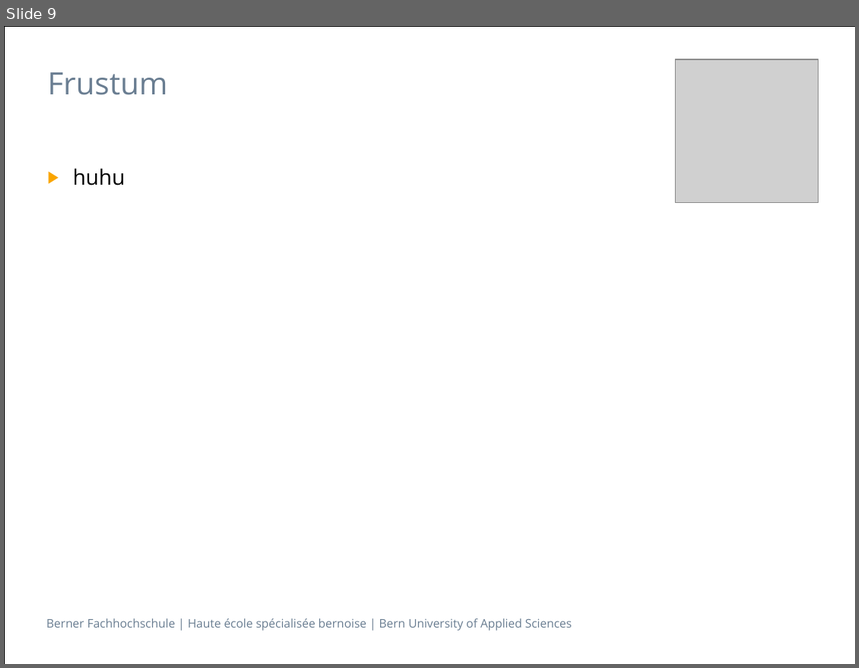
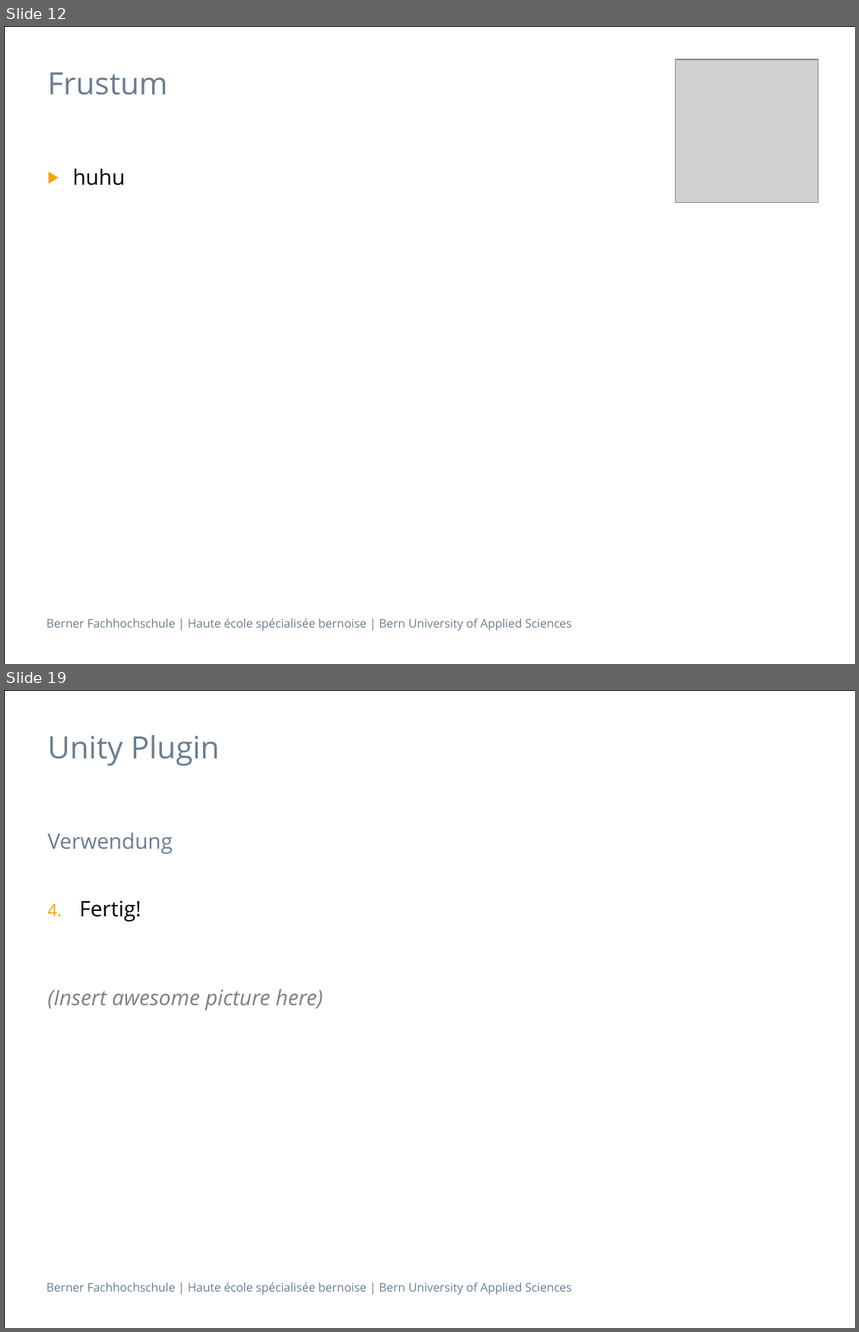
Before and after one commit to cpvrlab/UnityCavePlugin, a slide deck: docs/Presentation/Presentation_part_julien.pptx. Shown one above the other, each under a label of ours: slide 9 before the commit, slides 12 and 19 after it; the slides between them are not shown. The pictures are 859x668 and 859x1332 pixels, drawn with LibreOffice and Linux fonts; fonts in the diff are those of the drawing; grey boxes stand for pictures. Boxes give left, top, right and bottom in pixels: in the first picture for what was removed or moved away, otherwise in the second. Text is boxed around its words. In the diff, an @@ line names an element or a change of style, - is before the commit and + after.

```diff
--- a/docs/Presentation/Presentation_part_julien.pptx
+++ b/docs/Presentation/Presentation_part_julien.pptx
@@ slide 19 added at (x1=4, y1=690, x2=855, y2=1328), background #FFFFFF; not listed: 2 template elements that a slide beside it also shows @@
@@ title added at (x1=47, y1=735, x2=219, y2=766), 26 pt, text #697D91 @@
+Unity Plugin
@@ text added at (x1=47, y1=832, x2=173, y2=854), 18 pt, text #697D91 @@
+Verwendung
@@ text added at (x1=47, y1=901, x2=323, y2=1011), 18 pt, text #808080, italic @@
+4. Fertig!
+(Insert awesome picture here)
@@ what was slide 9 is now slide 12 @@
```
Also in this commit, not shown: 4 slides changed, 23 other slides added, 1 slide removed, 19 other files.
